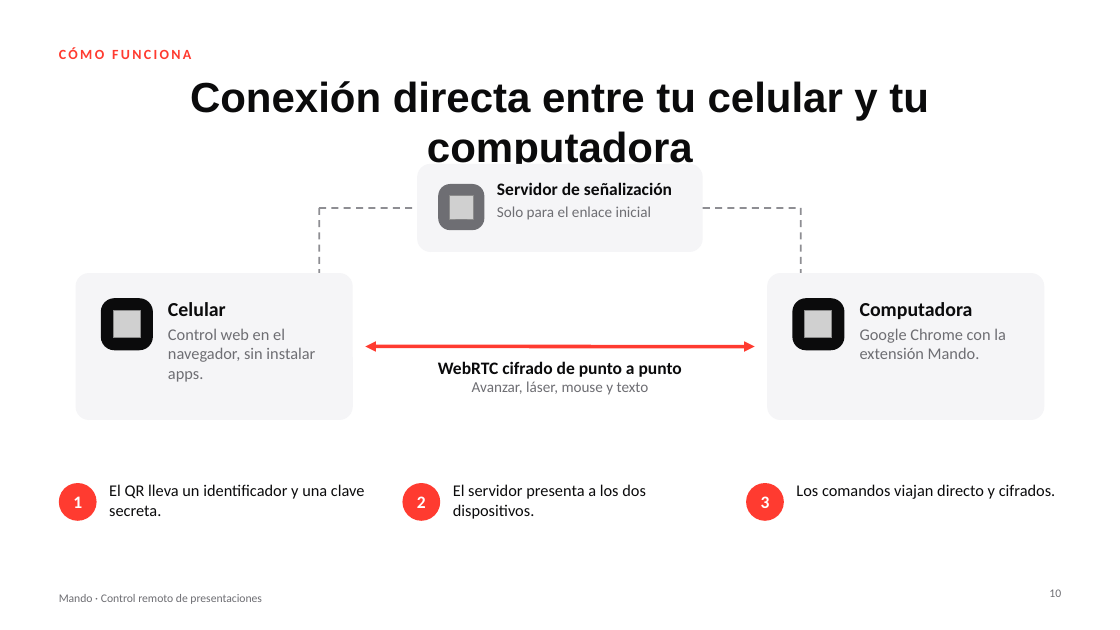
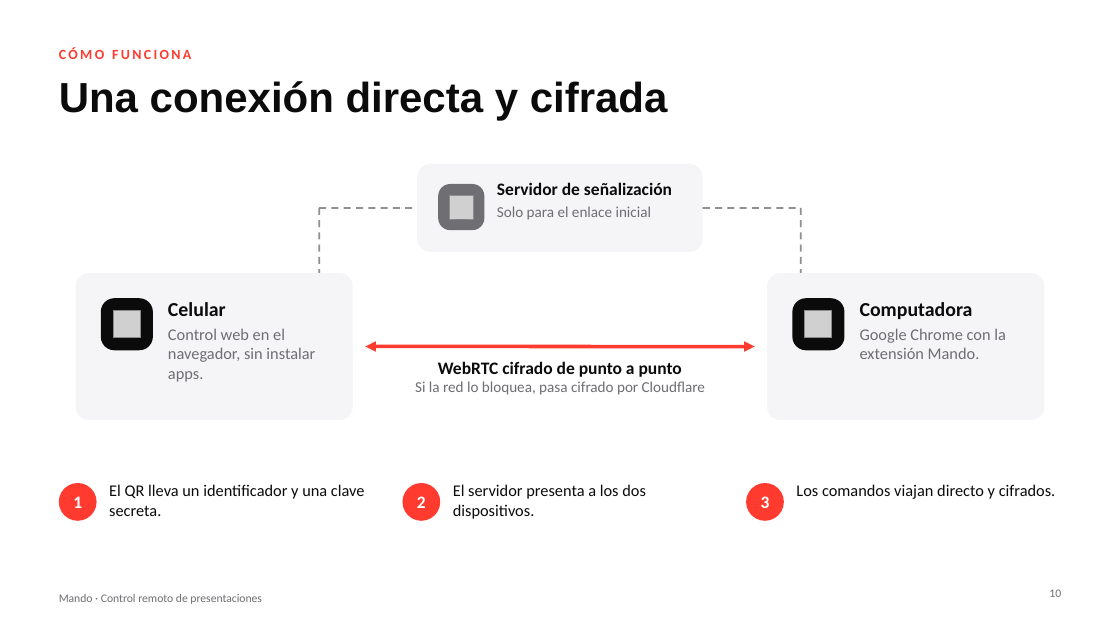
Before and after one commit to mjmc4498/mando, a slide deck: slide 10 of presentacion/mando.pptx. Drawn at 1120x630 pixels with LibreOffice and Linux fonts; fonts in the diff are those of the drawing; grey boxes stand for pictures. Boxes give left, top, right and bottom in pixels: in the first picture for what was removed or moved away, otherwise in the second. Text is boxed around its words. In the diff, an @@ line names an element or a change of style, - is before the commit and + after.

```diff
--- a/presentacion/mando.pptx
+++ b/presentacion/mando.pptx
@@ title at (59, 81, 668, 121): text changed @@
-Conexión directa entre tu celular y tu computadora
+Una conexión directa y cifrada
@@ text at (415, 381, 705, 395): text changed @@
-Avanzar, láser, mouse y texto
+Si la red lo bloquea, pasa cifrado por Cloudflare
```
Also in this commit, not shown: 13 other slides changed, 1 slide added.
